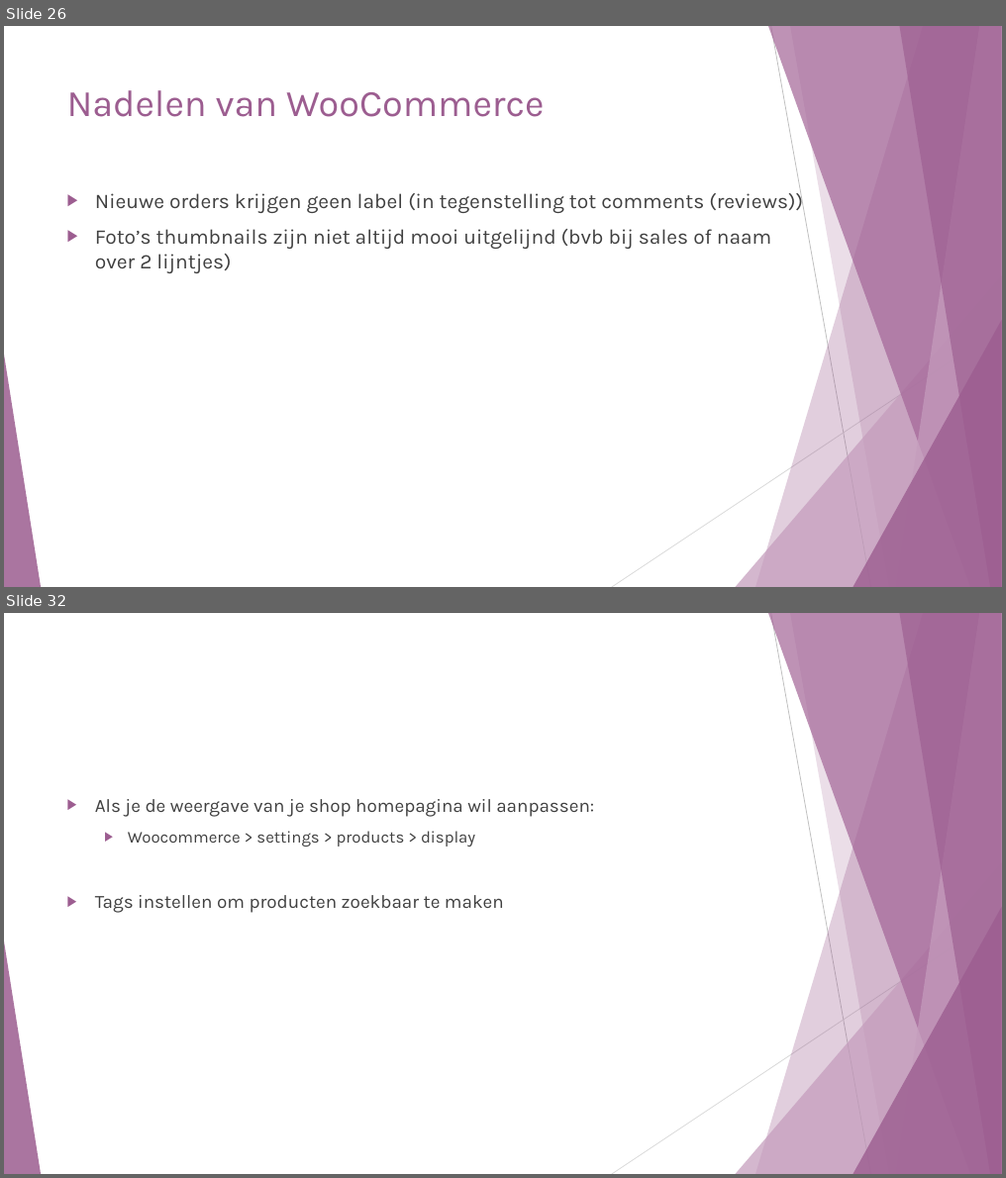
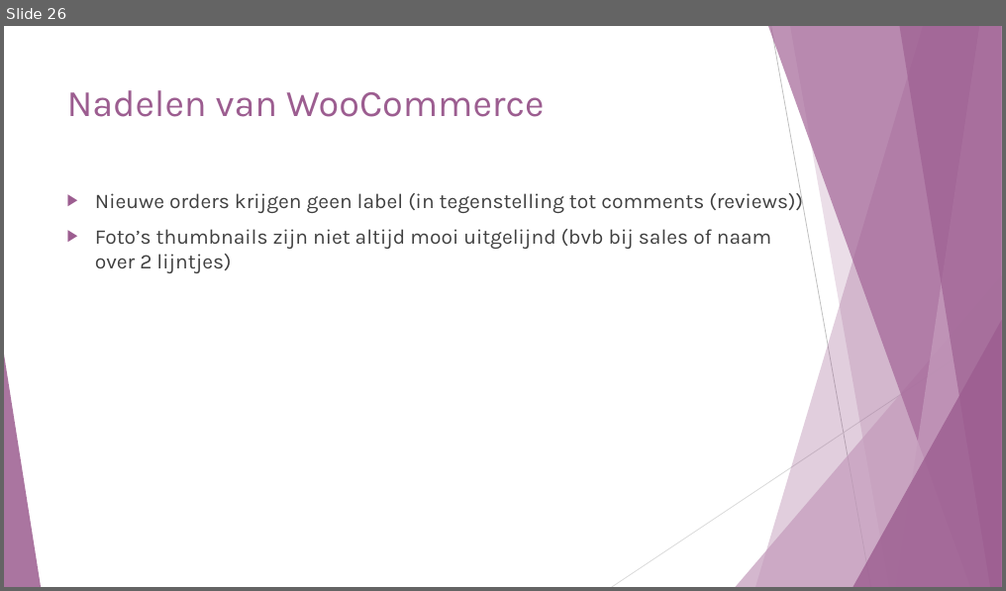
Before and after one commit to SarahJehin/WebResearch, a slide deck: new_technology/Wordpress - WooCommerce.pptx. Shown one above the other, each under a label of ours: slides 26 and 32 before the commit, slide 26 after it; the slides between them are not shown. The pictures are 1006x1178 and 1006x591 pixels, drawn with LibreOffice and Linux fonts; fonts in the diff are those of the drawing. Boxes give left, top, right and bottom in pixels: in the first picture for what was removed or moved away, otherwise in the second. Text is boxed around its words. In the diff, an @@ line names an element or a change of style, - is before the commit and + after.

```diff
--- a/new_technology/Wordpress - WooCommerce.pptx
+++ b/new_technology/Wordpress - WooCommerce.pptx
@@ slide 32 removed at <box>4,613,1002,1174</box>, background #FFFFFF; not listed: 10 template elements that a slide beside it also shows @@
@@ text removed at <box>95,799,594,913</box> @@
-▶ Als je de weergave van je shop homepagina wil aanpassen:
-  ▶ Woocommerce > settings > products > display
-▶ Tags instellen om producten zoekbaar te maken
```
Also in this commit, not shown: 6 other slides removed, 5 other files.
